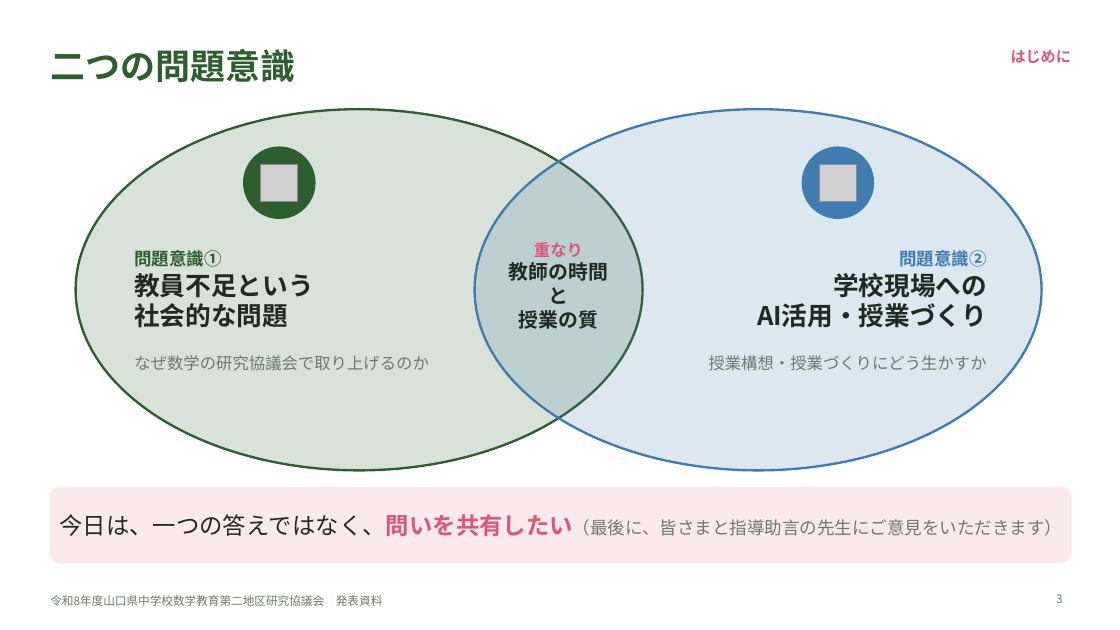
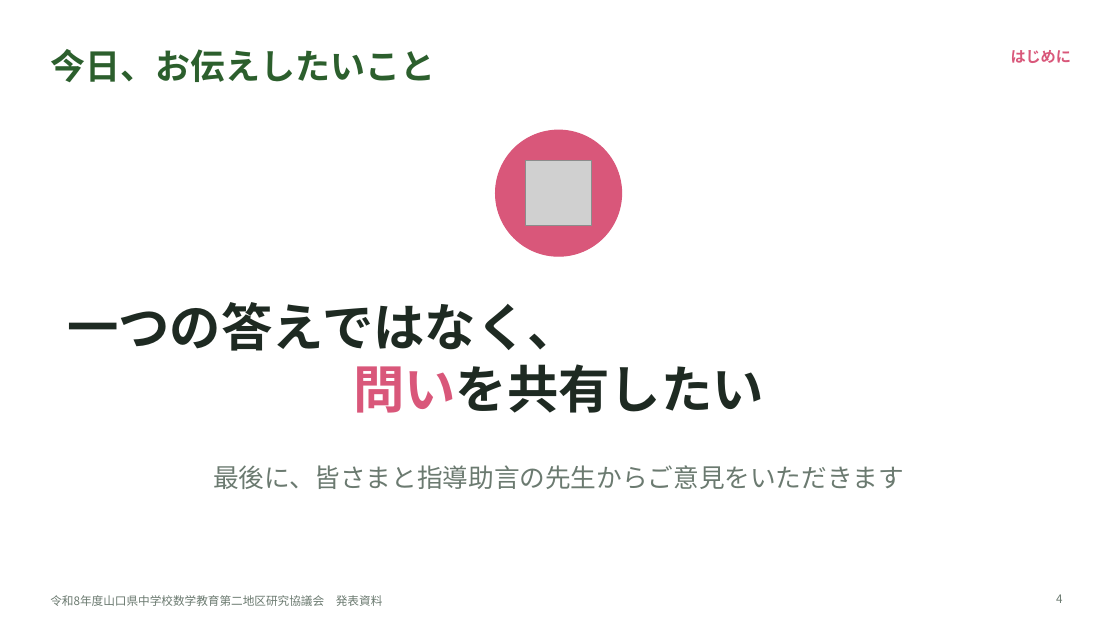
Before and after one commit to margiela14th-sudo/my-ai-project, a slide deck: slide 4 of 07_完成資料/県大会発表_生成AI授業再構築.pptx (slide 3 before the commit). Drawn at 1120x630 pixels with LibreOffice and Linux fonts; fonts in the diff are those of the drawing; grey boxes stand for pictures. Boxes give left, top, right and bottom in pixels: in the first picture for what was removed or moved away, otherwise in the second. Text is boxed around its words. In the diff, an @@ line names an element or a change of style, - is before the commit and + after.

```diff
--- a/07_完成資料/県大会発表_生成AI授業再構築.pptx
+++ b/07_完成資料/県大会発表_生成AI授業再構築.pptx
@@ title at (50,49,435,82): text changed @@
-二つの問題意識
+今日、お伝えしたいこと
@@ ellipse removed at (475,109,1042,471) @@
@@ ellipse removed at (244,147,315,218) @@
@@ ellipse: place and size @@
-ellipse at (76,109,643,471)
+ellipse at (496,130,622,256)
@@ ellipse at (496,130,622,256): fill #2C5F2D at 18% opacity to #D9577A; outline #2C5F2D 2 pt to #D9577A 1 pt @@
@@ ellipse removed at (802,147,874,218) @@
@@ picture removed at (260,164,297,201) @@
@@ picture added at (526,160,592,226) @@
@@ picture removed at (819,164,856,201) @@
@@ text removed at (134,250,313,328) @@
-問題意識①
-教員不足という
-社会的な問題
@@ text removed at (509,242,608,329) @@
-重なり
-教師の時間
-と
-授業の質
@@ text removed at (757,250,987,328) @@
-問題意識②
-学校現場への
-AI活用・授業づくり
@@ text added at (67,302,764,413), 44 pt, text #1E2A22, bold @@
+一つの答えではなく、
+問いを共有したい
@@ text removed at (134,355,429,370) @@
-なぜ数学の研究協議会で取り上げるのか
@@ text removed at (709,355,987,370) @@
-授業構想・授業づくりにどう生かすか
@@ text "最後に、皆さまと指導助言の先生からご意見をいただきます" at (213,465,904,489): vertical alignment middle to top @@
@@ text at (213,465,904,489): text changed; size 15 to 22 pt @@
-今日は、一つの答えではなく、問いを共有したい（最後に、皆さまと指導助言の先生にご意見をいただきます）
+最後に、皆さまと指導助言の先生からご意見をいただきます
@@ rounded rectangle removed at (50,487,1071,563) @@
@@ page number at (1056,594,1062,603): text changed @@
-3
+4
```
Also in this commit, not shown: 16 other slides changed, 14 slides added, 5 slides removed, 10 other files.
